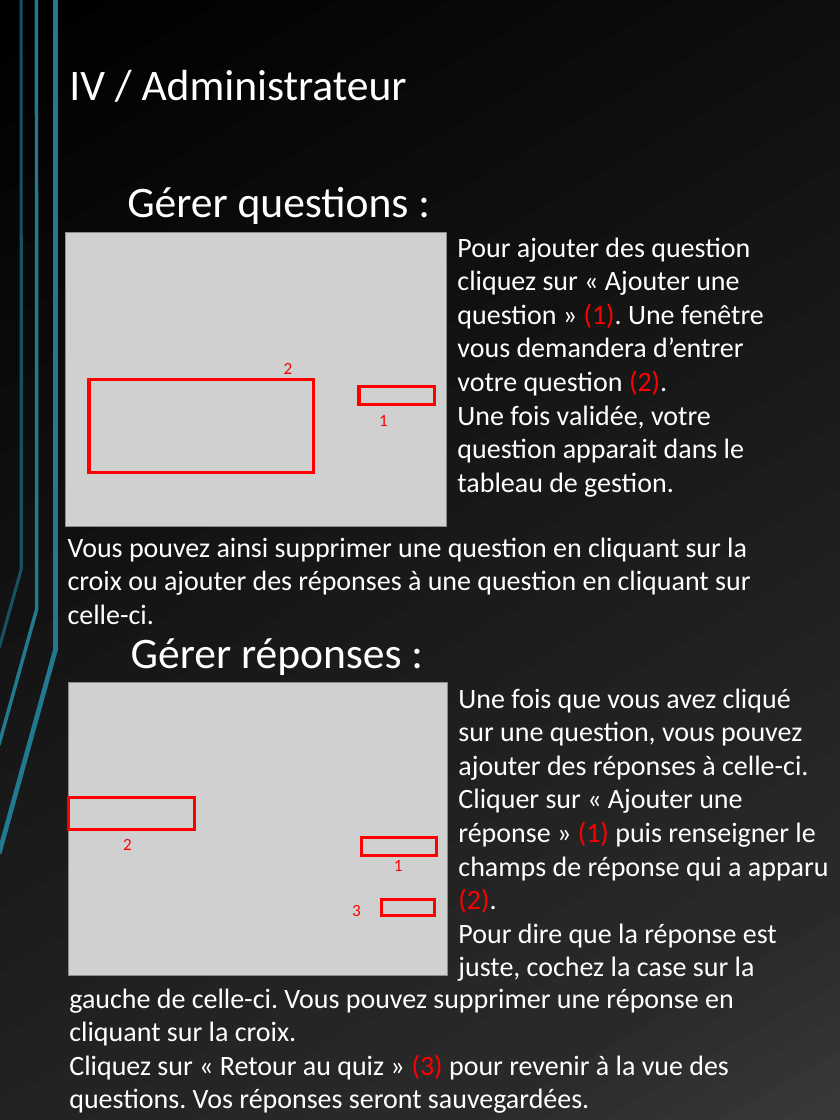
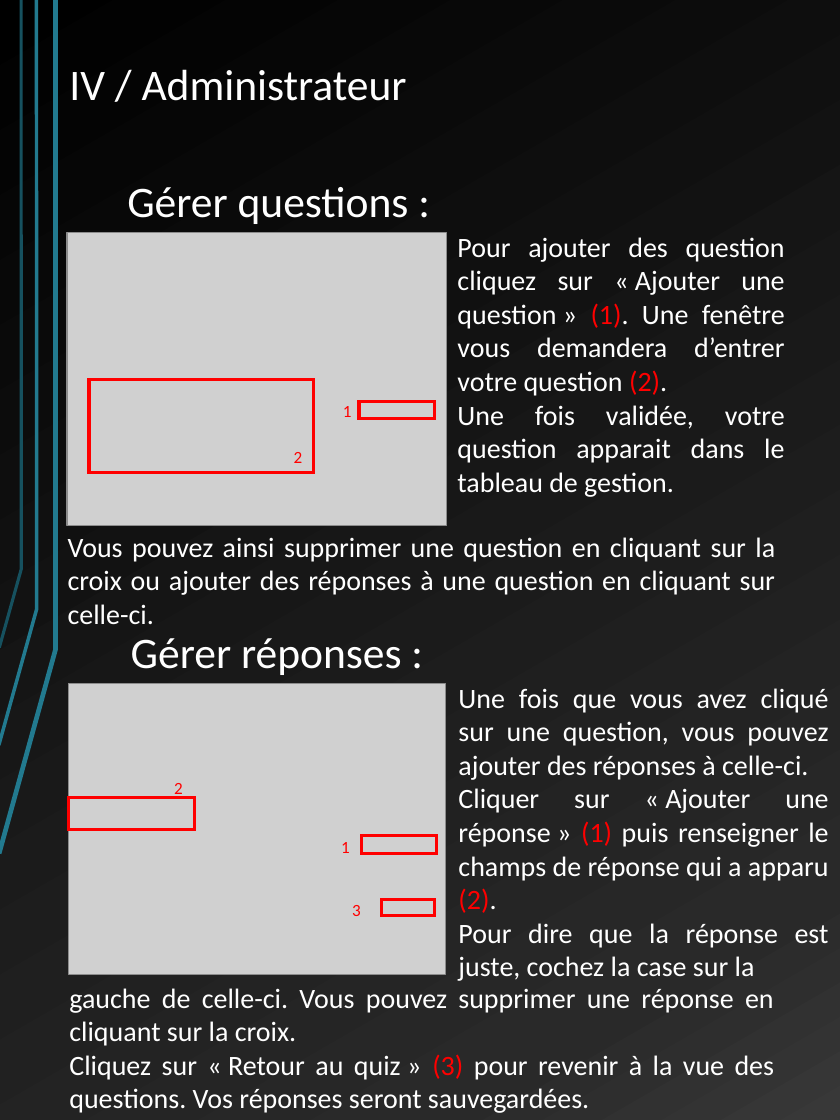
Before and after one commit to LordAlbas/warquiz, a slide deck: slide 12 of Docs/manuel utilisateur WQ.pptx (slide 9 before the commit). Drawn at 840x1120 pixels with LibreOffice and Linux fonts; fonts in the diff are those of the drawing; grey boxes stand for pictures. Boxes give left, top, right and bottom in pixels: in the first picture for what was removed or moved away, otherwise in the second. Text is boxed around its words. In the diff, an @@ line names an element or a change of style, - is before the commit and + after.

```diff
--- a/Docs/manuel utilisateur WQ.pptx
+++ b/Docs/manuel utilisateur WQ.pptx
@@ text "1": place and size @@
-text "1" at (379, 415, 388, 426)
+text "1" at (343, 406, 352, 417)
@@ rectangle: place and size @@
-rectangle at (360, 386, 435, 404)
+rectangle at (360, 401, 435, 419)
@@ text "2" rewrapped from (284, 363, 293, 379) to (294, 452, 303, 463) @@
@@ text "2" rewrapped from (123, 839, 132, 850) to (174, 783, 183, 799) @@
@@ text "1": place and size @@
-text "1" at (394, 860, 403, 871)
+text "1" at (341, 842, 350, 853)
@@ alignment left to justified in 4 elements at (458, 688, 829, 981), (457, 237, 785, 497), (68, 537, 775, 624), (69, 988, 775, 1113) @@
```
Also in this commit, not shown: 7 other slides changed, 3 slides added, 3 other files.
